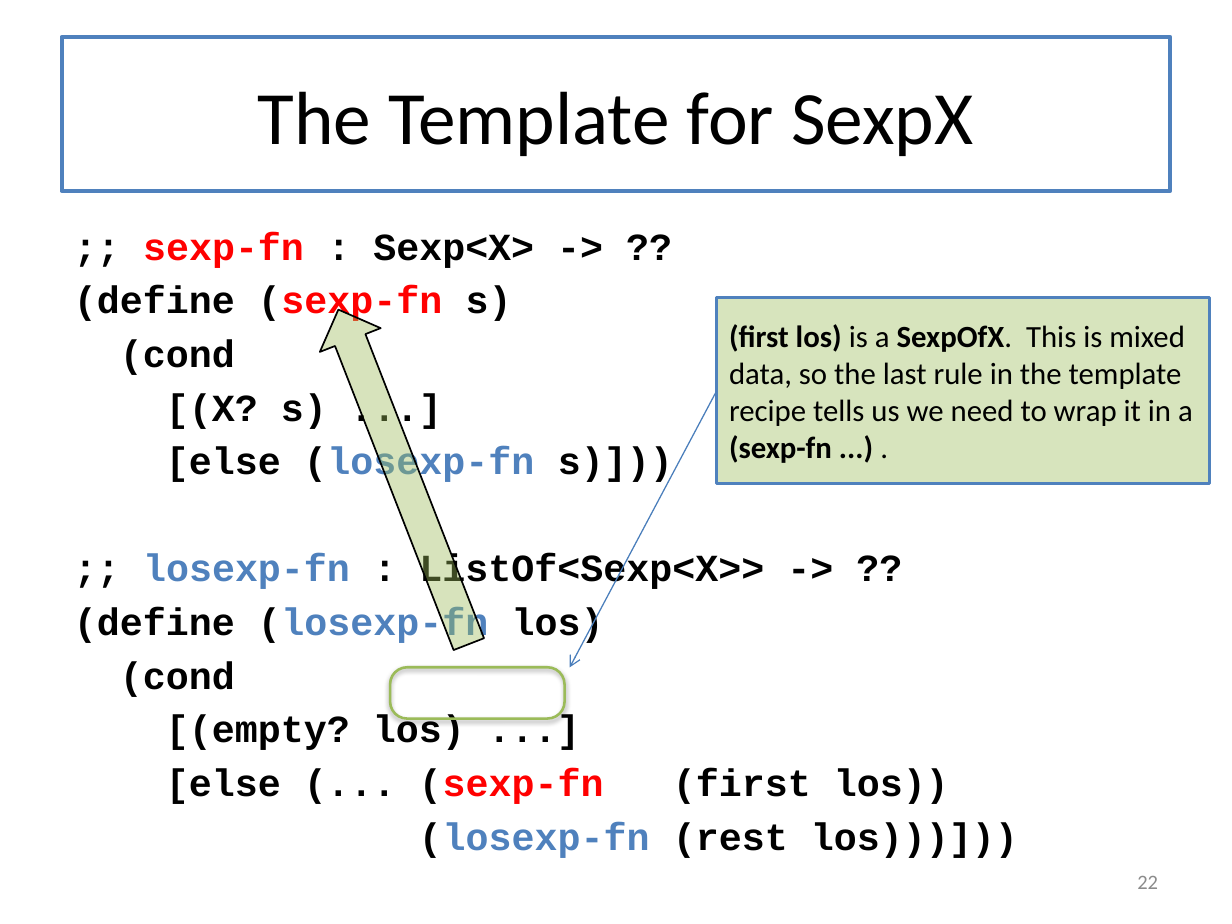
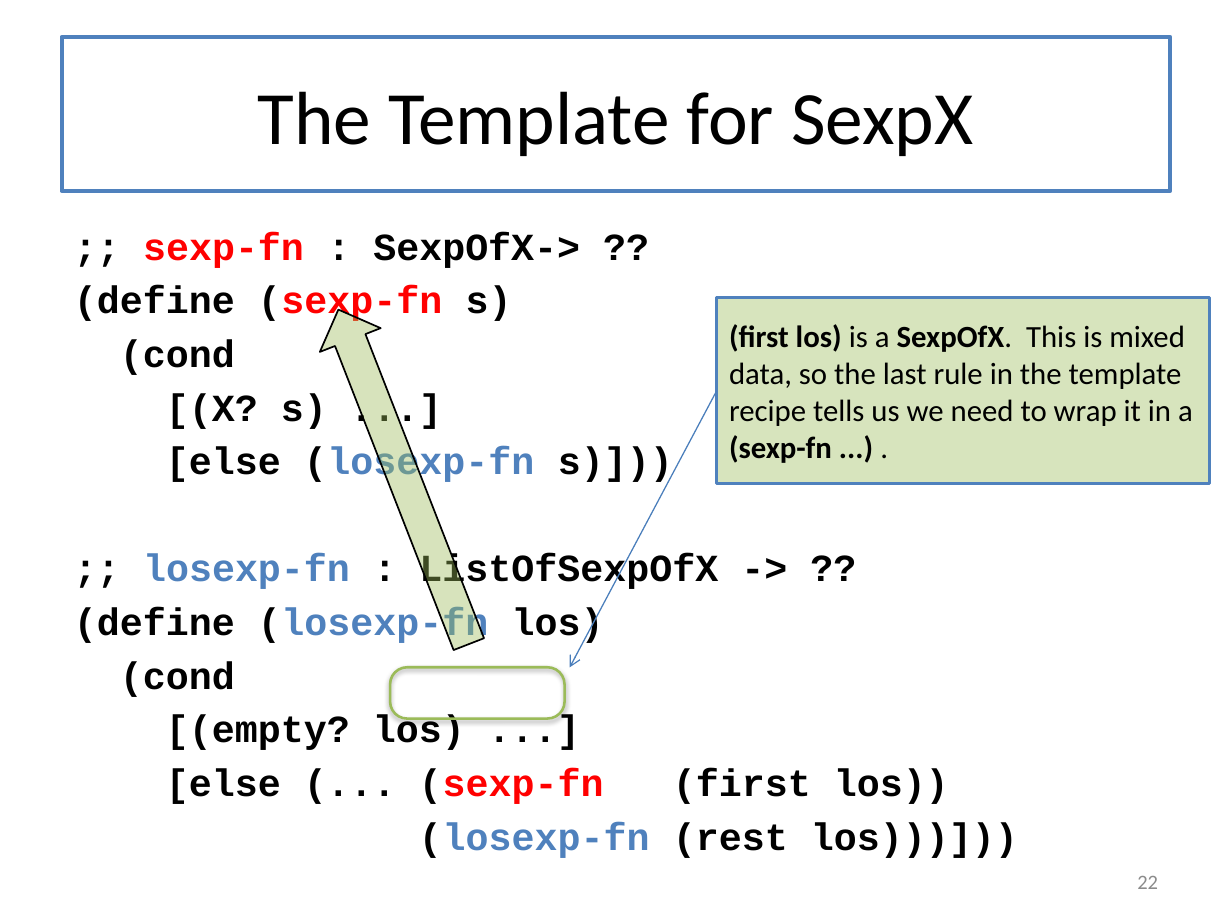
Before and after one commit to mwand/cs5010f16, a slide deck: slide 22 of Slides/Lesson 6.5 Lists of Lists.pptx. Drawn at 1232x924 pixels with LibreOffice and Linux fonts; fonts in the diff are those of the drawing. Boxes give left, top, right and bottom in pixels: in the first picture for what was removed or moved away, otherwise in the second. Text is boxed around its words. In the diff, an @@ line names an element or a change of style, - is before the commit and + after.

```diff
--- a/Slides/Lesson 6.5 Lists of Lists.pptx
+++ b/Slides/Lesson 6.5 Lists of Lists.pptx
@@ text at box(143, 232, 580, 268): text changed @@
-;; sexp-fn : Sexp<X> -> ??
+;; sexp-fn : SexpOfX-> ??
@@ text at box(143, 554, 718, 592): text changed @@
-;; losexp-fn : ListOf<Sexp<X>> -> ??
+;; losexp-fn : ListOfSexpOfX -> ??
```
Also in this commit, not shown: 7 other files.
